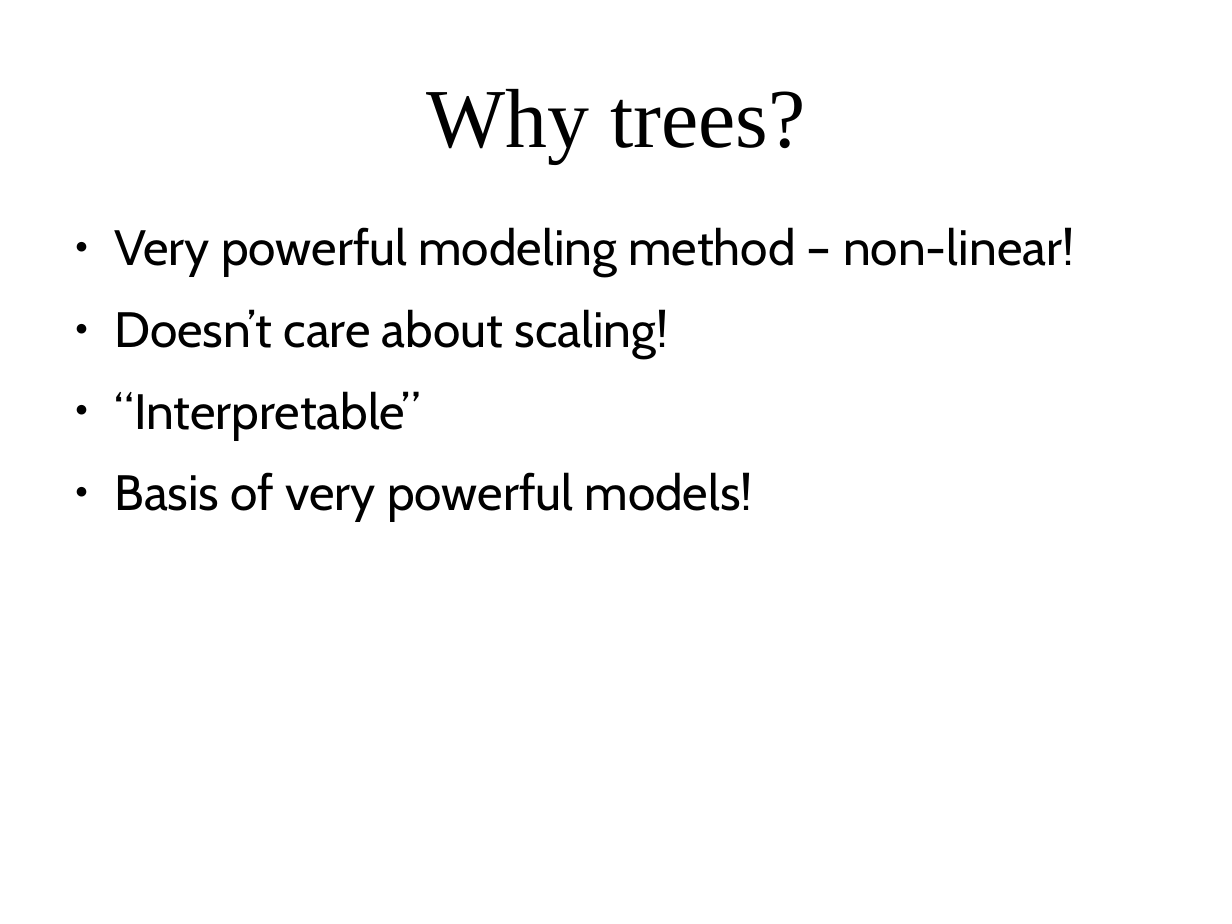
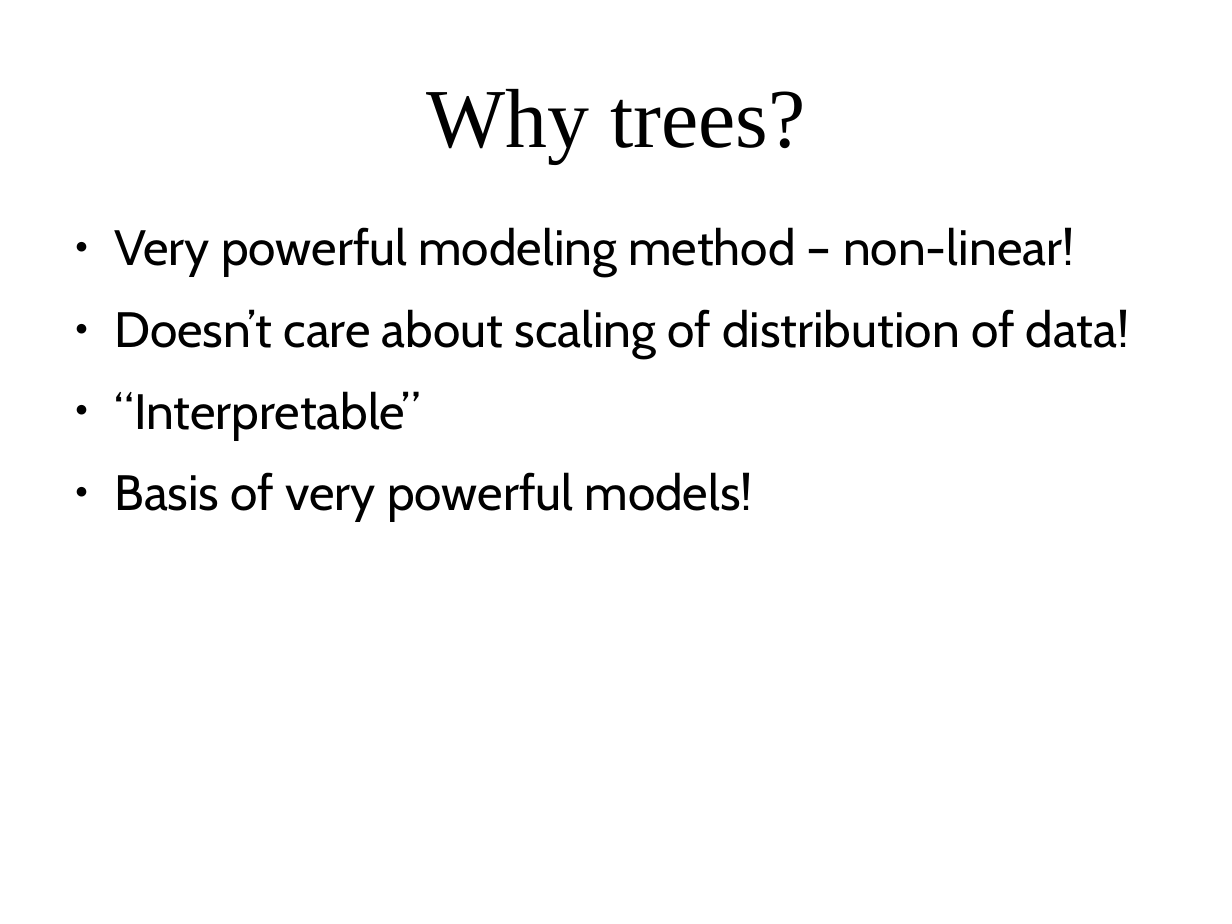
Before and after one commit to amueller/applied_ml_spring_2017, a slide deck: slide 2 of slides/aml-10-022017.odp. Drawn at 1232x924 pixels with LibreOffice and Linux fonts; fonts in the diff are those of the drawing. Boxes give left, top, right and bottom in pixels: in the first picture for what was removed or moved away, otherwise in the second. Text is boxed around its words. In the diff, an @@ line names an element or a change of style, - is before the commit and + after.

Commit message:
slides minor fixes

```diff
--- a/slides/aml-10-022017.odp
+++ b/slides/aml-10-022017.odp
@@ text at box(114, 309, 1130, 358): text changed @@
-● Doesn’t care about scaling!
+● Doesn’t care about scaling of distribution of data!
```
Also in this commit, not shown: 1 other slide changed.
